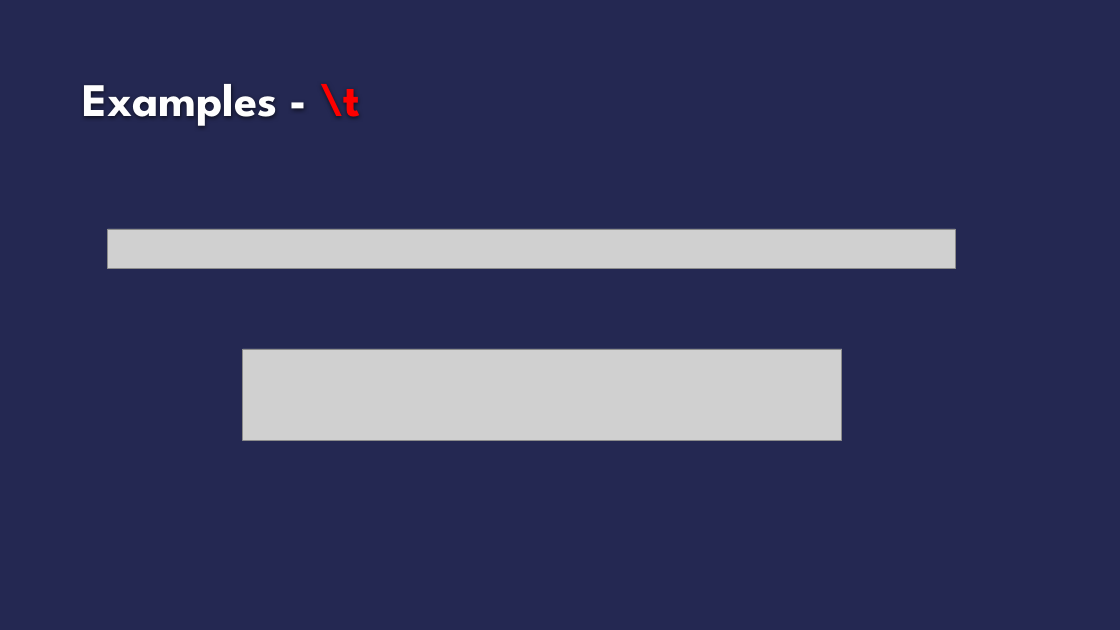
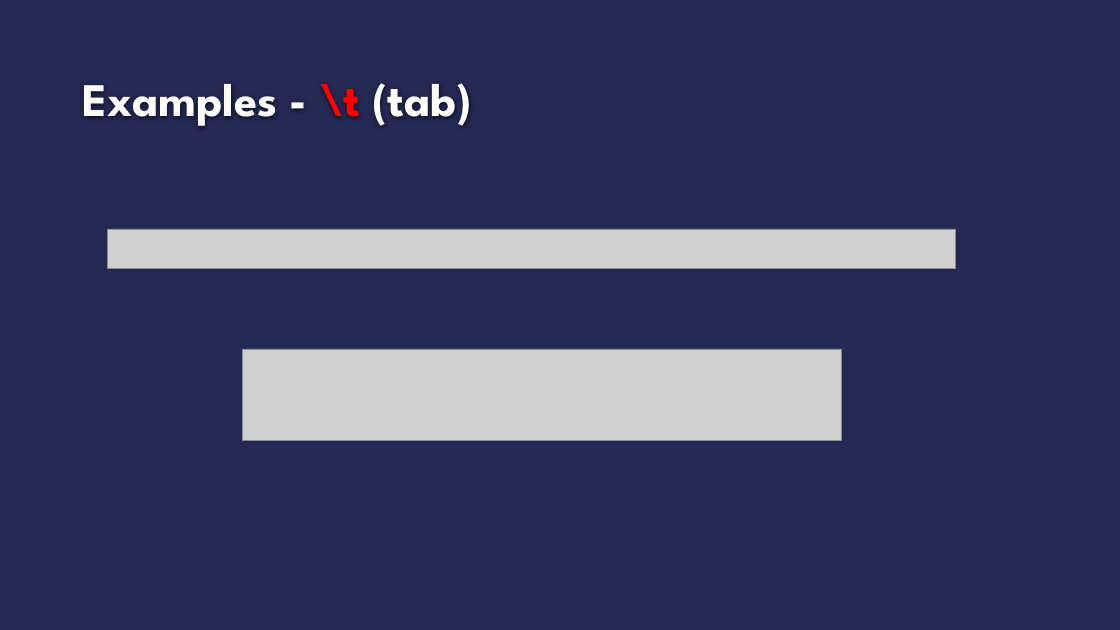
Before and after one commit to msantiago9/Marj, a slide deck: slide 7 of static/ppts/AP2-1.pptx. Drawn at 1120x630 pixels with LibreOffice and Linux fonts; fonts in the diff are those of the drawing; grey boxes stand for pictures; background and template pictures are left out. Boxes give left, top, right and bottom in pixels: in the first picture for what was removed or moved away, otherwise in the second. Text is boxed around its words. In the diff, an @@ line names an element or a change of style, - is before the commit and + after.

```diff
--- a/static/ppts/AP2-1.pptx
+++ b/static/ppts/AP2-1.pptx
@@ title at (83, 83, 472, 126): text changed @@
-Examples - \t
+Examples - \t (tab)
```
Also in this commit, not shown: 4 other slides changed, 5 other files.
